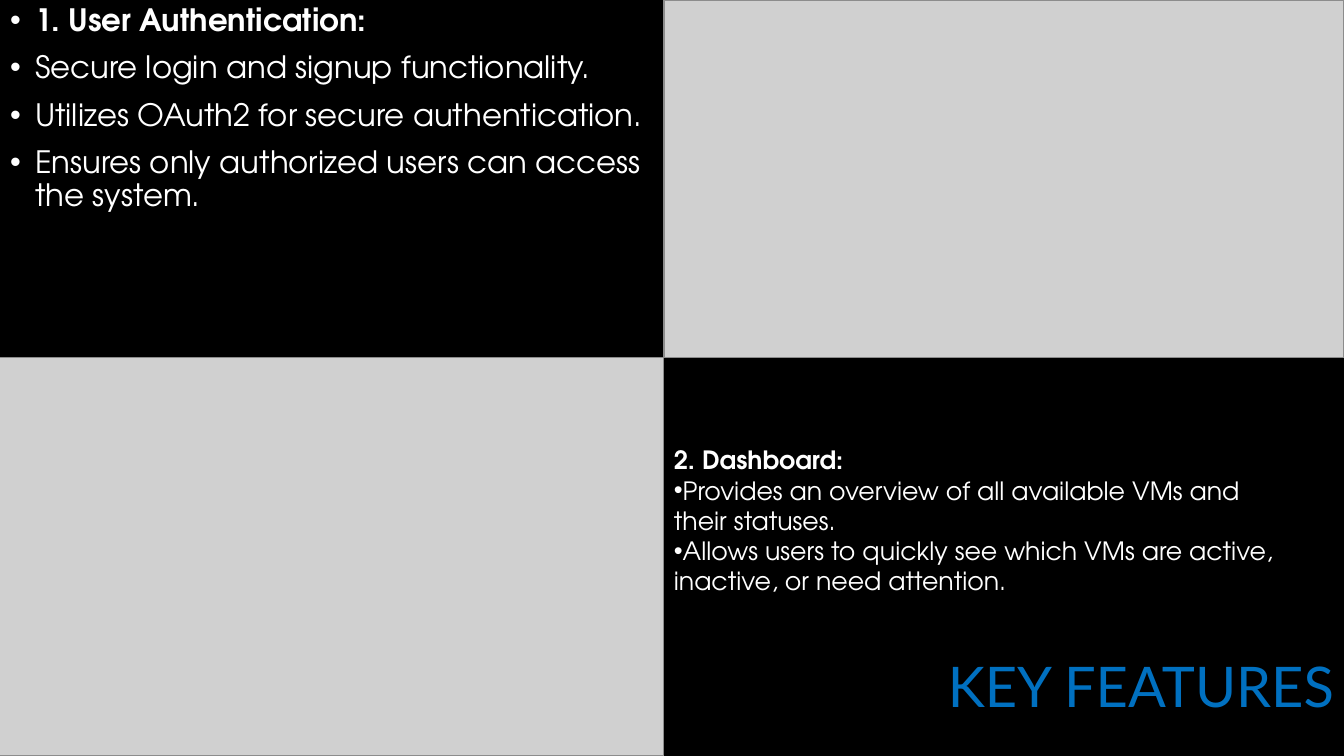
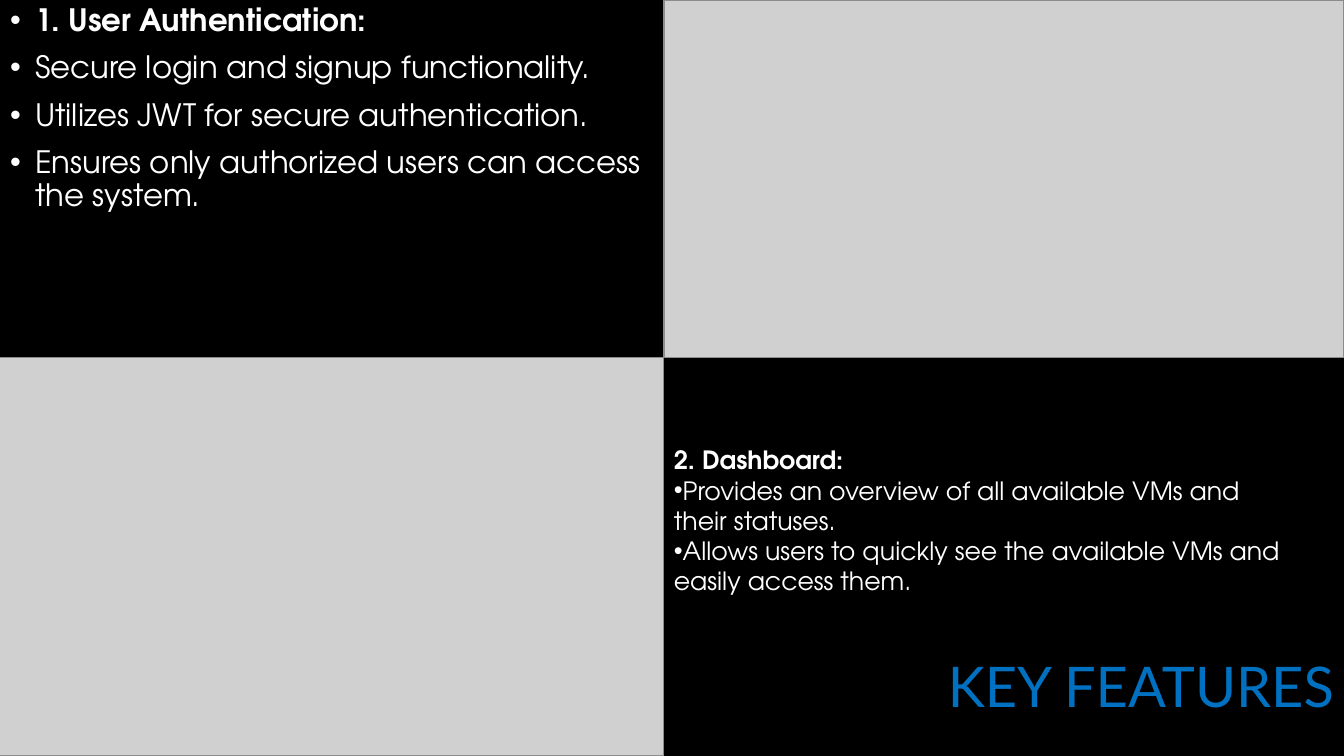
Before and after one commit to serbanples/Nokia_Cloud_Automation, a slide deck: slide 4 of Automation of the Cloud.pptx. Drawn at 1344x756 pixels with LibreOffice and Linux fonts; fonts in the diff are those of the drawing; grey boxes stand for pictures; background and template pictures are left out. Boxes give left, top, right and bottom in pixels: in the first picture for what was removed or moved away, otherwise in the second. Text is boxed around its words. In the diff, an @@ line names an element or a change of style, - is before the commit and + after.

```diff
--- a/Automation of the Cloud.pptx
+++ b/Automation of the Cloud.pptx
@@ text at (35,103,588,127): text changed @@
-• Utilizes OAuth2 for secure authentication.
+• Utilizes JWT for secure authentication.
@@ text at (674,541,1280,595): text changed @@
-• Allows users to quickly see which VMs are active, inactive, or need attention.
+• Allows users to quickly see the available VMs and easily access them.
```
Also in this commit, not shown: 7 other slides changed, 2 other files.
